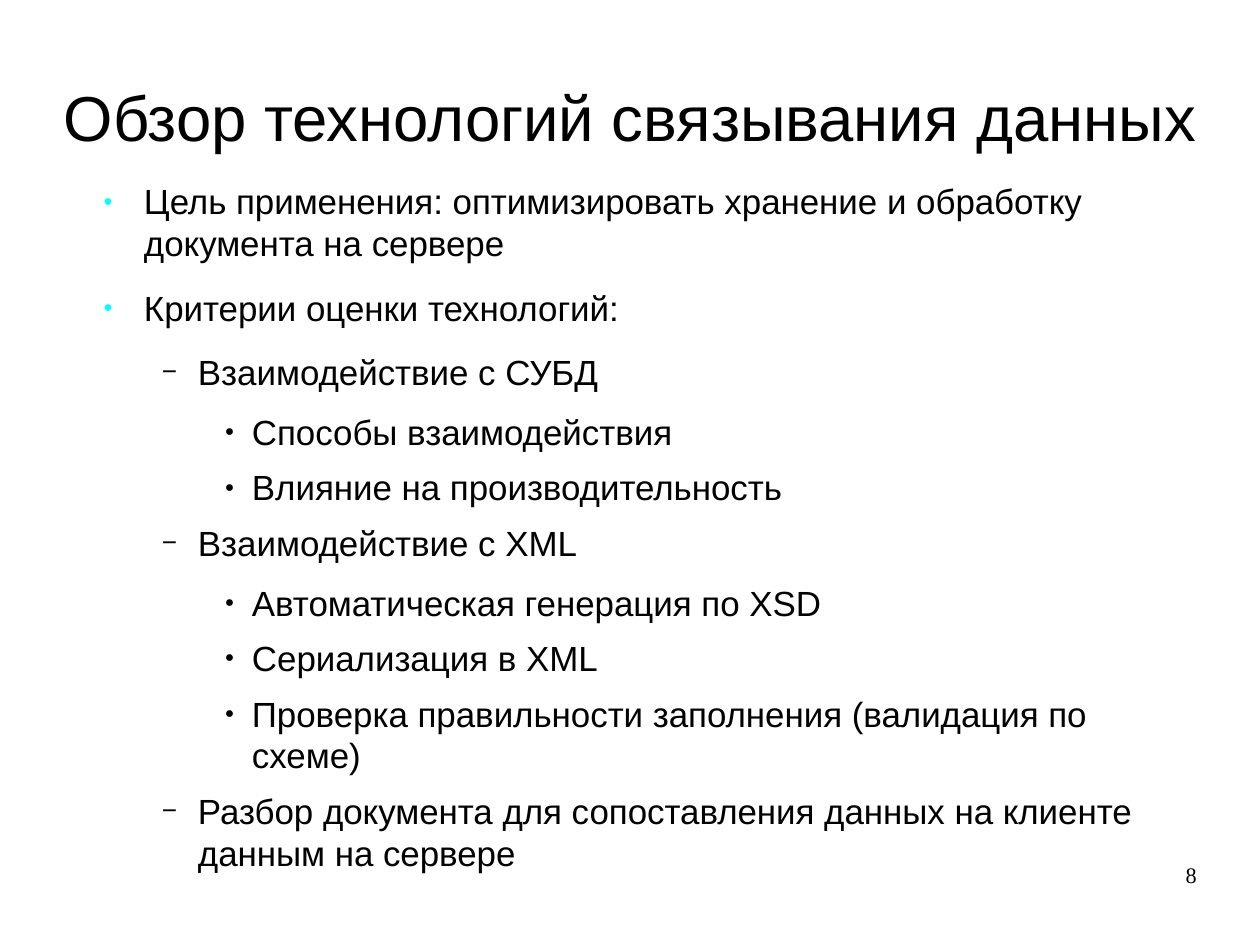
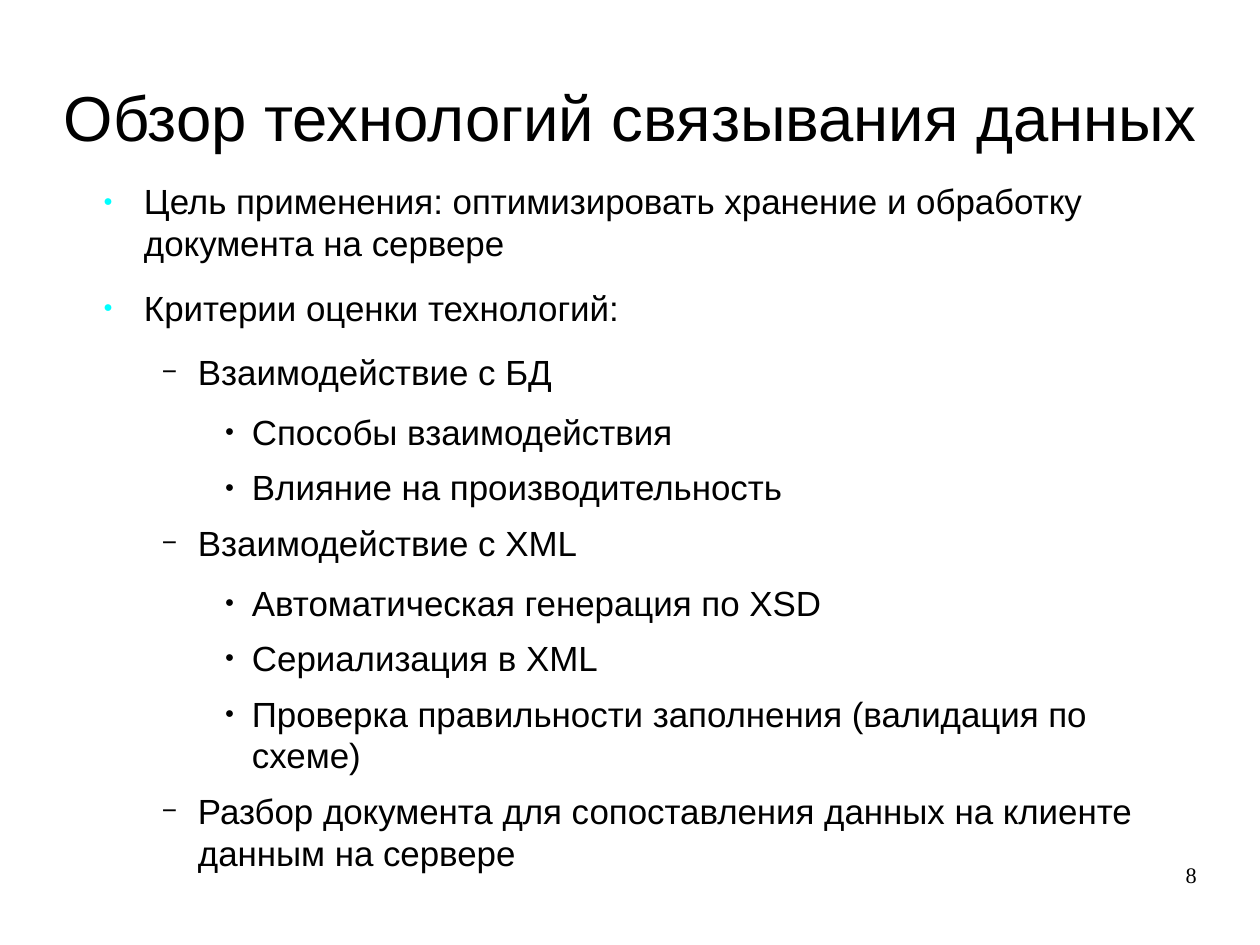
Before and after one commit to aeremenok/a-team-777, a slide deck: slide 8 of diploma/eav/diploma/demo.odp. Drawn at 1260x945 pixels with LibreOffice and Linux fonts; fonts in the diff are those of the drawing. Boxes give left, top, right and bottom in pixels: in the first picture for what was removed or moved away, otherwise in the second. Text is boxed around its words. In the diff, an @@ line names an element or a change of style, - is before the commit and + after.

```diff
--- a/diploma/eav/diploma/demo.odp
+++ b/diploma/eav/diploma/demo.odp
@@ text at bbox=[198, 359, 552, 392]: text changed @@
-  − Взаимодействие с СУБД
+  − Взаимодействие с БД
```
Also in this commit, not shown: 1 other slide changed, 2 other files.
